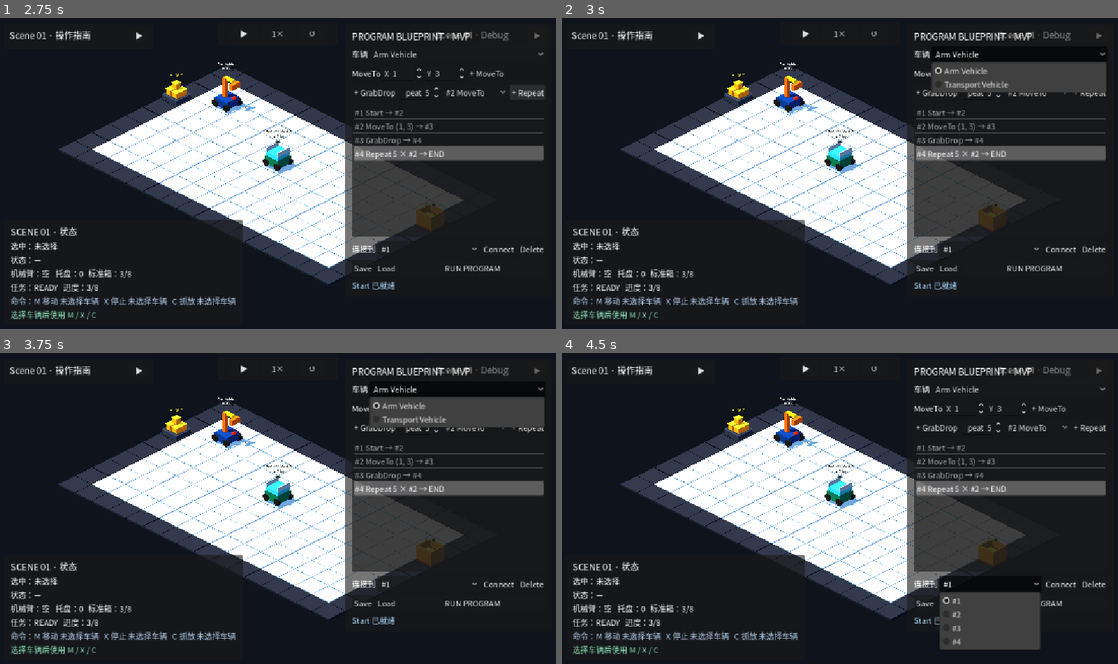
Above: before the commit, frames 1-4 (two rows, left to right).
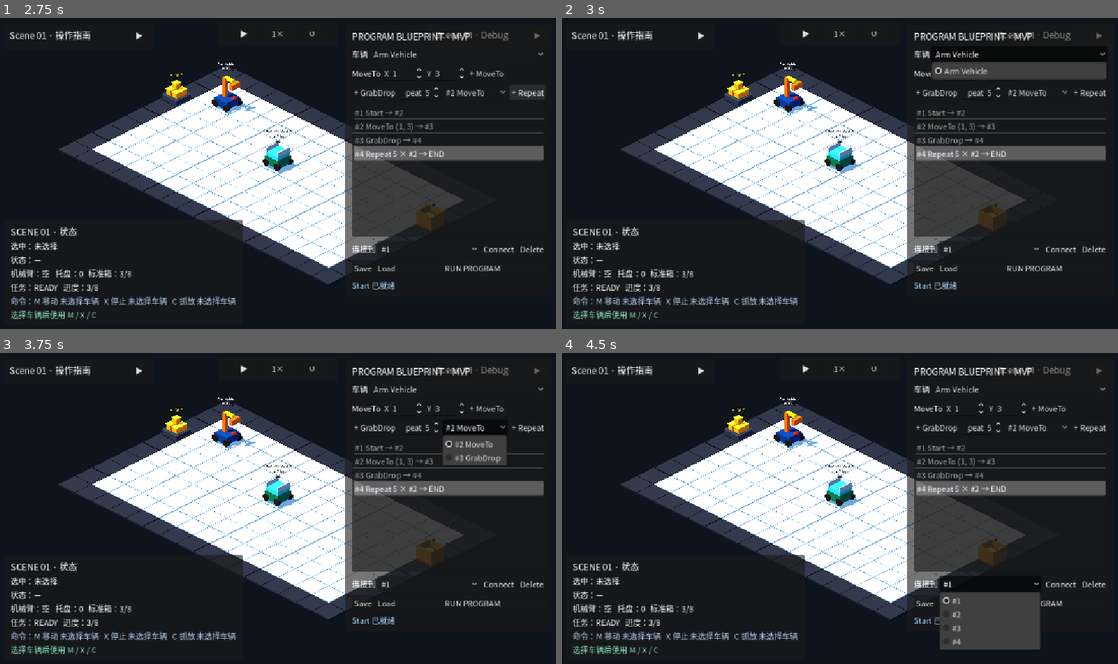
Above: after the commit, the same moments.

Repository: Ri0n72Y/automata
Game: Godot game, scene res://scenes/scene_01/scene_01_basic_packing.tscn
Two runs of this game, one before a commit and one after it. Both use one fixed random seed, a clock stepped at 60 frames per second and the inputs below.
Inputs:
- Up to frame 1 (2.75 s): click "+ MoveTo" at 0.5 s; click "+ GrabDrop" at 1.25 s; click "+ Repeat" at 2 s
- Up to frame 2 (3 s): click "Arm Vehicle" at 2.75 s
- Up to frame 3 (3.75 s): click "#2 MoveTo" at 3.5 s
- Up to frame 4 (4.5 s): click "#1" at 4.25 s

Frame 1 is identical in both runs. In frame 2, 1.2% of the frame differs, in the area x 66-98%, y 17-25%; in frame 3, 4.0%, in the area x 66-98%, y 14-37%; in frame 4, nothing differs.
Error after the commit: Parse Error: Cannot find member "SELECT_VEHICLE" in base "Scene01Program.NodeType". (res://scripts/scene_01/scene_01_program_runner.gd:122)

Commit message:
[codex]refactor(scene-01): make program commands vehicle-explicit

Diff:
--- a/scripts/scene_01/scene_01_program.gd
+++ b/scripts/scene_01/scene_01_program.gd
@@ -4,14 +4,12 @@
 const NO_NODE_ID := -1
 
 enum NodeType {
-	START,
-	SELECT_VEHICLE,
-	MOVE_TO,
-	GRAB_DROP,
-	REPEAT,
+	START = 0,
+	MOVE_TO = 1,
+	GRAB_DROP = 2,
+	REPEAT = 3,
 }
 
-@export var vehicle_id: StringName = &"arm_vehicle"
 @export var start_node_id: int = NO_NODE_ID
 @export var nodes: Array[Dictionary] = []
 
@@ -24,7 +22,7 @@
 func append_node(node_type: int) -> int:
 	if nodes.is_empty():
 		reset()
-	if node_type <= NodeType.START or node_type > NodeType.REPEAT:
+	if not _is_appendable_type(node_type):
 		return NO_NODE_ID
 	var tail_id := get_tail_node_id()
 	var node_id := _append_raw_node(node_type)
@@ -66,12 +64,15 @@
 	return true
 
 
-func set_select_vehicle(node_id: int, selected_vehicle_id: StringName) -> bool:
+func set_command_vehicle(node_id: int, vehicle_id: StringName) -> bool:
 	var index := _find_node_index(node_id)
-	if index < 0 or int(nodes[index].get("type", -1)) != NodeType.SELECT_VEHICLE:
+	if index < 0:
+		return false
+	var node_type := int(nodes[index].get("type", -1))
+	if node_type != NodeType.MOVE_TO and node_type != NodeType.GRAB_DROP:
 		return false
 	var node := nodes[index].duplicate(true)
-	node["vehicle_id"] = selected_vehicle_id
+	node["vehicle_id"] = vehicle_id
 	nodes[index] = node
 	return true
 
@@ -109,26 +110,30 @@
 	return result
 
 
-func get_tail_node_id() -> int:
-	if start_node_id == NO_NODE_ID:
-		return NO_NODE_ID
+func get_execution_order() -> Array[Dictionary]:
+	var result: Array[Dictionary] = []
 	var current_id := start_node_id
 	var visited: Dictionary = {}
 	while current_id != NO_NODE_ID and not visited.has(current_id):
 		visited[current_id] = true
 		var node := get_node_data(current_id)
 		if node.is_empty():
-			return NO_NODE_ID
-		var next_id := int(node.get("next_id", NO_NODE_ID))
-		if next_id == NO_NODE_ID:
-			return current_id
-		current_id = next_id
-	return NO_NODE_ID
+			break
+		result.append(node)
+		current_id = int(node.get("next_id", NO_NODE_ID))
+	return result
+
+
+func get_tail_node_id() -> int:
+	var ordered := get_execution_order()
+	if ordered.is_empty():
+		return NO_NODE_ID
+	var tail: Dictionary = ordered[ordered.size() - 1]
+	return int(tail.get("id", NO_NODE_ID)) if int(tail.get("next_id", NO_NODE_ID)) == NO_NODE_ID else NO_NODE_ID
 
 
 func duplicate_program() -> Scene01Program:
 	var copy := Scene01Program.new()
-	copy.vehicle_id = vehicle_id
 	copy.start_node_id = start_node_id
 	copy.nodes = get_nodes()
 	return copy
@@ -148,6 +153,10 @@
 	return node_id
 
 
+func _is_appendable_type(node_type: int) -> bool:
+	return node_type in [NodeType.MOVE_TO, NodeType.GRAB_DROP, NodeType.REPEAT]
+
+
 func _next_node_id() -> int:
 	var maximum := 0
 	for node in nodes:
